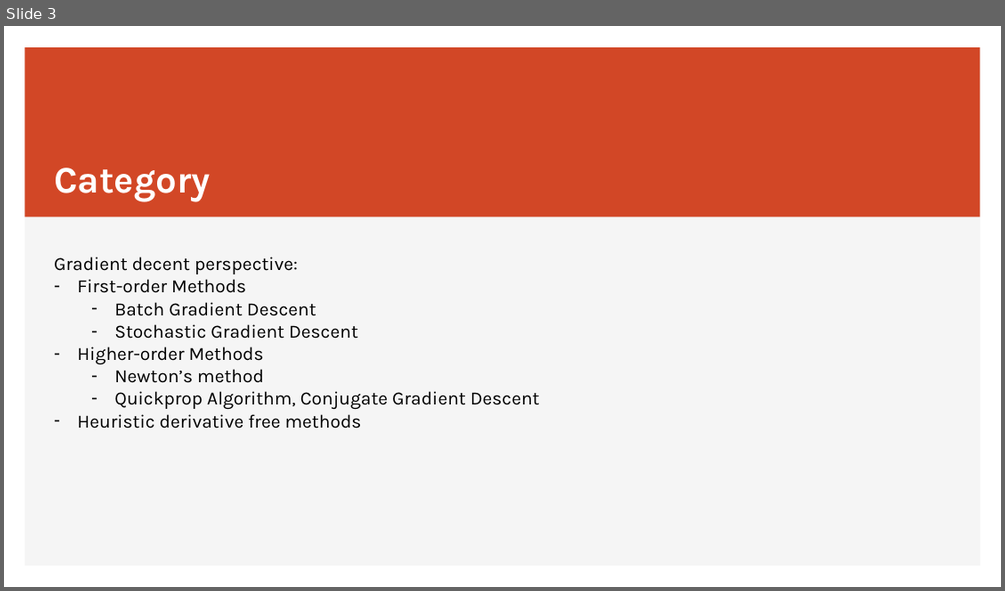
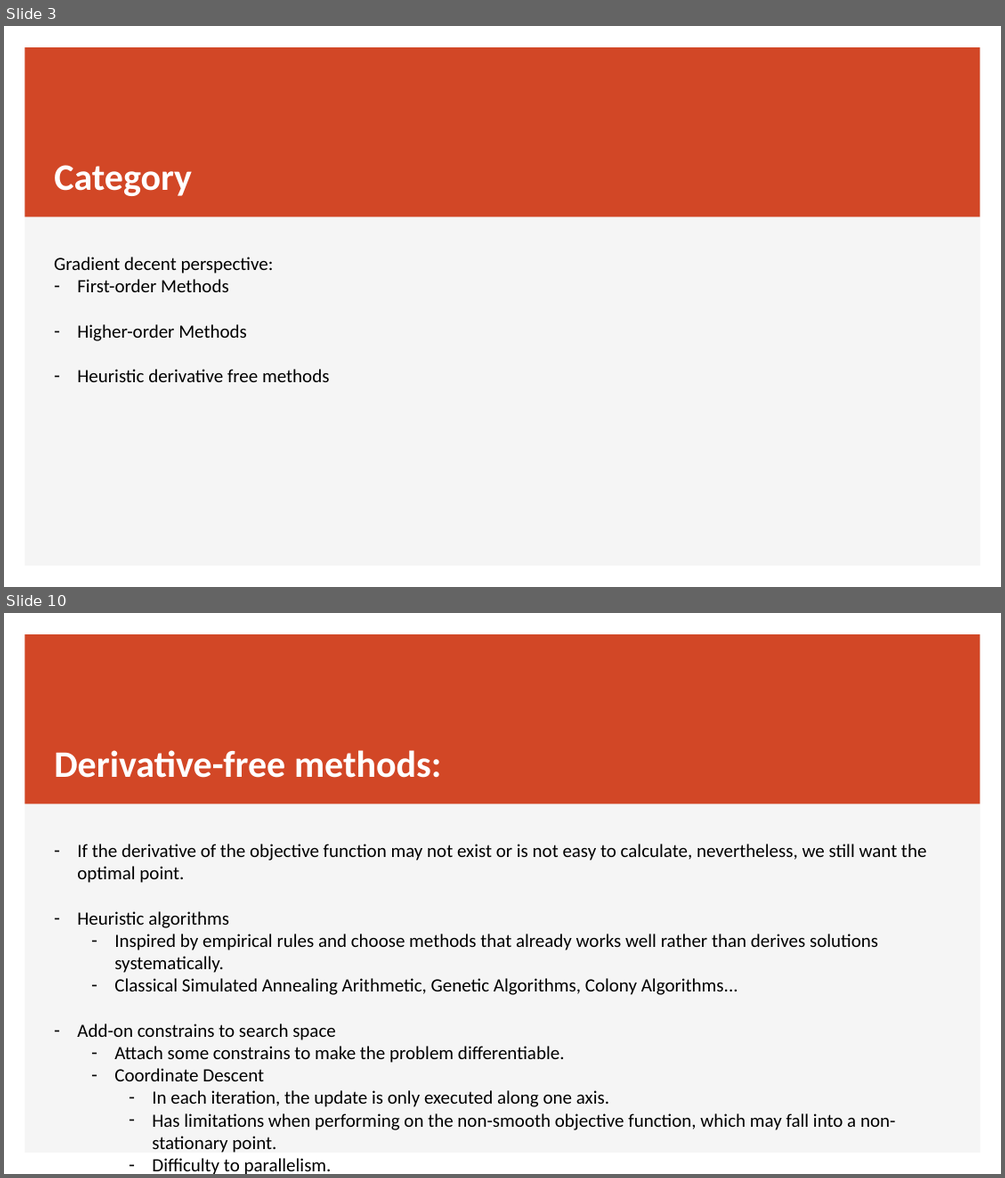
Before and after one commit to JiadaoZ22/Writings, a slide deck: IUPUI/ECE662/submission1_optimization.pptx. Shown one above the other, each under a label of ours: slide 3 before the commit, slides 3 and 10 after it; the slides between them are not shown. The pictures are 1005x591 and 1005x1178 pixels, drawn with LibreOffice and Linux fonts; fonts in the diff are those of the drawing. Boxes give left, top, right and bottom in pixels: in the first picture for what was removed or moved away, otherwise in the second. Text is boxed around its words. In the diff, an @@ line names an element or a change of style, - is before the commit and + after.

```diff
--- a/IUPUI/ECE662/submission1_optimization.pptx
+++ b/IUPUI/ECE662/submission1_optimization.pptx
@@ slide 10 added at [4, 613, 1001, 1174], background #FFFFFF; not listed: 2 template elements that a slide beside it also shows @@
@@ title added at [54, 750, 441, 778], 36 pt, text #FFFFFF, bold @@
+Derivative-free methods:
@@ text added at [77, 844, 926, 1174], 18 pt, text #000000 @@
+– If the derivative of the objective function may not exist or is not easy to calculate, nevertheless, we still want the optimal point.
+– Heuristic algorithms
+  – Inspired by empirical rules and choose methods that already works well rather than derives solutions systematically.
+  – Classical Simulated Annealing Arithmetic, Genetic Algorithms, Colony Algorithms...
+– Add-on constrains to search space
+  – Attach some constrains to make the problem differentiable.
+  – Coordinate Descent
+    – In each iteration, the update is only executed along one axis.
+    – Has limitations when performing on the non-smooth objective function, which may fall into a non-stationary point.
+    – Difficulty to parallelism.
@@ slide 3 changed as well @@
@@ title "Category" at [54, 165, 192, 196]: font Karla to Calibri; line spacing 1 to 0.9; vertical alignment bottom to middle @@
@@ text "Gradient decent perspective:" at [54, 257, 329, 382]: font Karla to Calibri @@
@@ text at [114, 302, 358, 338]: paragraphs removed @@
-  – Batch Gradient Descent
-  – Stochastic Gradient Descent
@@ text at [114, 369, 540, 409]: paragraphs removed @@
-  – Newton’s method
-  – Quickprop Algorithm, Conjugate Gradient Descent
```
Also in this commit, not shown: 3 other slides changed, 7 other slides added, 4 slides removed.
